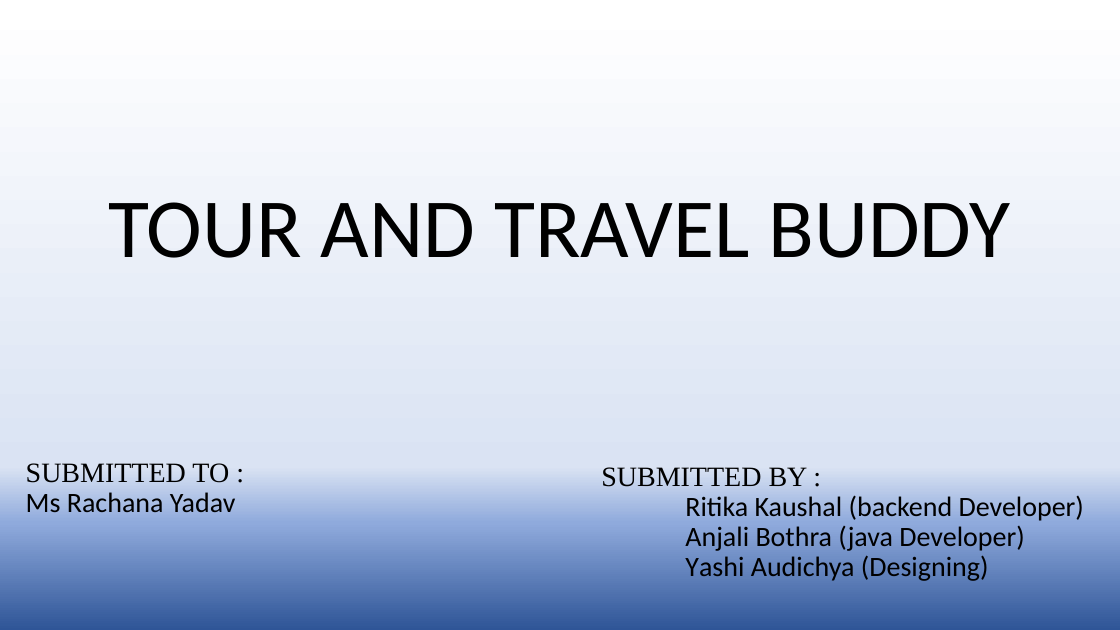
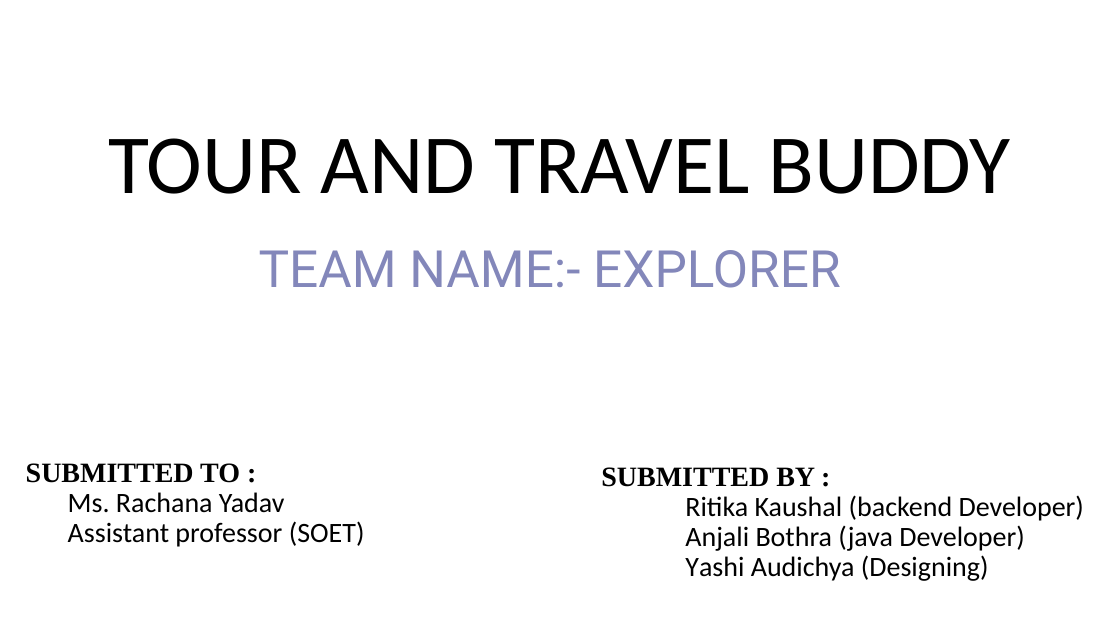
Before and after one commit to Ritikakaushal45/TRAVEL_BUDDY, a slide deck: slide 1 of TOUR AND TRAVEL BUDDY.pptx. Drawn at 1120x630 pixels with LibreOffice and Linux fonts; fonts in the diff are those of the drawing; background and template pictures are left out. Boxes give left, top, right and bottom in pixels: in the first picture for what was removed or moved away, otherwise in the second. Text is boxed around its words. In the diff, an @@ line names an element or a change of style, - is before the commit and + after.

```diff
--- a/TOUR AND TRAVEL BUDDY.pptx
+++ b/TOUR AND TRAVEL BUDDY.pptx
@@ background gradient #FFFFFF to #DAE3F3 to #8FAADC to #2F5597 to picture (left out) @@
@@ title "TOUR AND TRAVEL BUDDY": place and size @@
-title "TOUR AND TRAVEL BUDDY" at [108,202,1011,258]
+title "TOUR AND TRAVEL BUDDY" at [108,138,1011,194]
@@ text added at [259,250,840,288], 44 pt, text #8387BA @@
+TEAM NAME:- EXPLORER
@@ text at [26,463,240,483]: bold on in "SUBMITTED TO :" @@
@@ text at [601,467,815,487]: bold on in "SUBMITTED BY :" @@
@@ text at [68,492,365,547]: text changed @@
-Ms Rachana Yadav
+  Ms. Rachana Yadav
+  Assistant professor (SOET)
```
Also in this commit, not shown: 12 other slides changed, 3 slides added.
